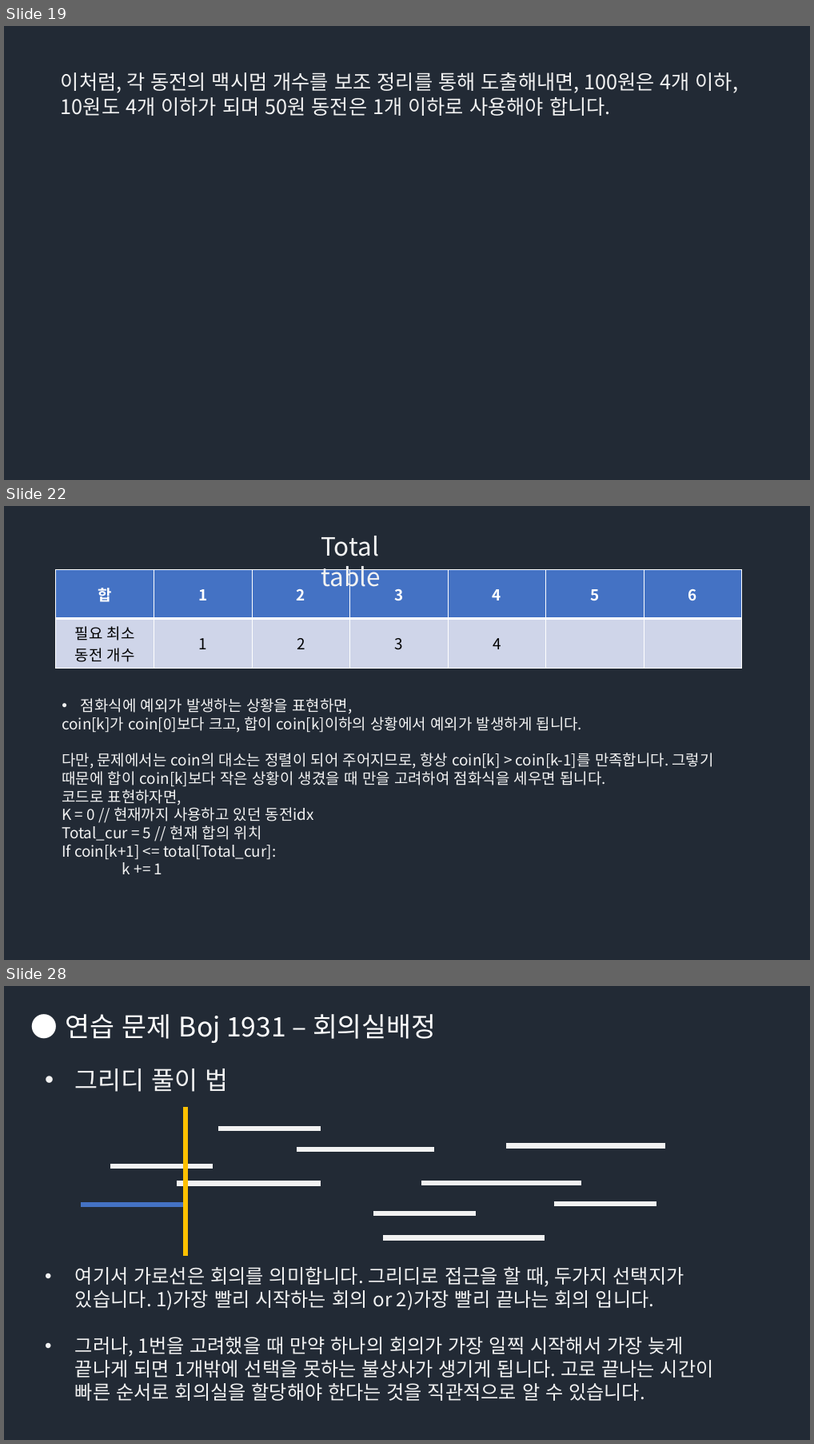
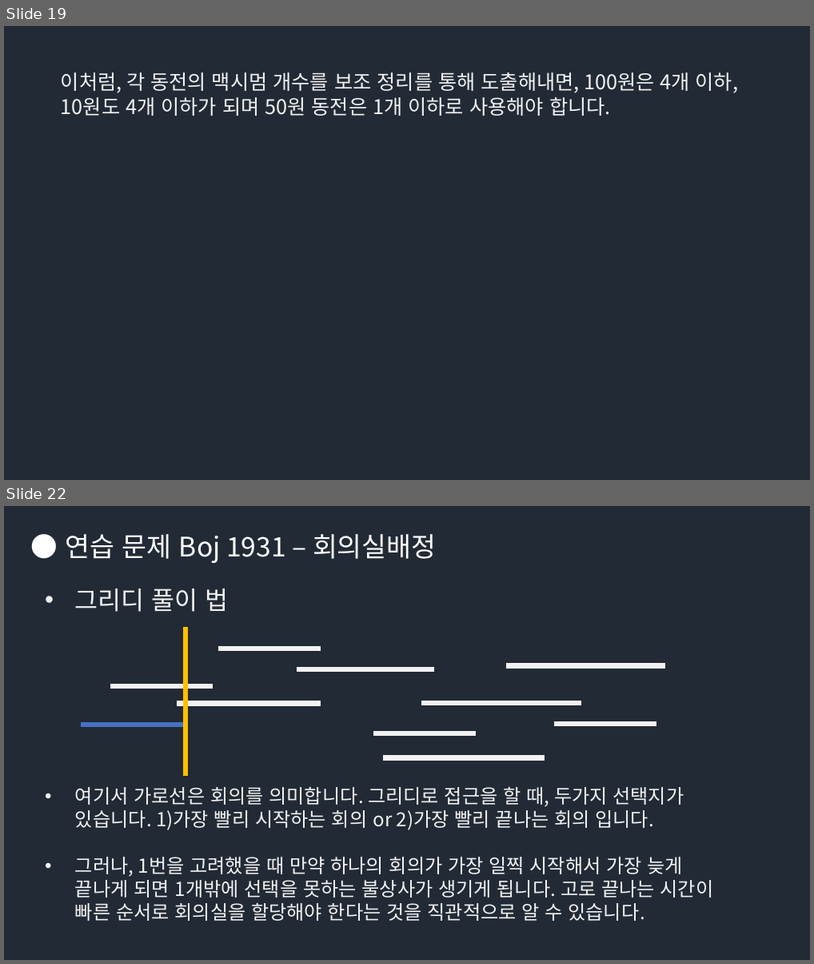
Before and after one commit to Groot-Space/Groot-space.github.io, a slide deck: assets/images/그리디/그리디.pptx. Shown one above the other, each under a label of ours: slides 19, 22 and 28 before the commit, slides 19 and 22 after it; the slides between them are not shown. The pictures are 814x1444 and 814x964 pixels, drawn with LibreOffice and Linux fonts; fonts in the diff are those of the drawing. Boxes give left, top, right and bottom in pixels: in the first picture for what was removed or moved away, otherwise in the second. Text is boxed around its words. In the diff, an @@ line names an element or a change of style, - is before the commit and + after.

```diff
--- a/assets/images/그리디/그리디.pptx
+++ b/assets/images/그리디/그리디.pptx
@@ slide 22 removed at bbox=[4, 506, 810, 960], background #222A35 @@
@@ text removed at bbox=[321, 536, 381, 593] @@
-Total table
@@ table removed at bbox=[56, 569, 742, 668], 2 rows, 7 columns @@
-합 | 1 | 2 | 3 | 4 | 5 | 6
-필요 최소 동전 개수 | 1 | 2 | 3 | 4 |  | 
@@ text removed at bbox=[62, 698, 714, 874] @@
-• 점화식에 예외가 발생하는 상황을 표현하면,
-coin[k]가 coin[0]보다 크고, 합이 coin[k]이하의 상황에서 예외가 발생하게 됩니다.
-다만, 문제에서는 coin의 대소는 정렬이 되어 주어지므로, 항상 coin[k] > coin[k-1]를 만족합니다. 그렇기 때문에 합이 coin[k]보다 작은 상황이 생겼을 때 만을 고려하여 점화식을 세우면 됩니다.
-코드로 표현하자면,
-K = 0 // 현재까지 사용하고 있던 동전idx
-Total_cur = 5 // 현재 합의 위치
-If coin[k+1] <= total[Total_cur]:
-k += 1
@@ what was slide 28 is now slide 22 @@
```
Also in this commit, not shown: 2 slides changed, 3 slides added, 6 other slides removed.
